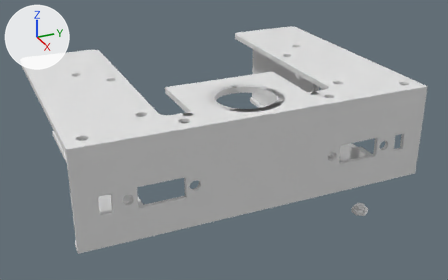
One commit to the Blender file pre/005.blend: the scene before it, then after it.
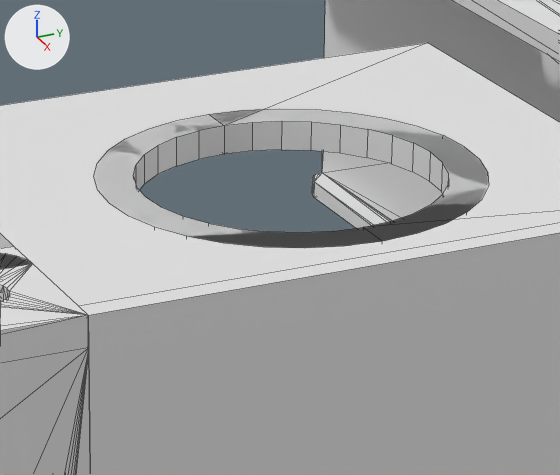
The first picture shows the older version from a 50 mm lens placed at (154.0, -63.4, 102.0), pointed at (-42.6, 25.1, 3.7). The close-ups show both versions on the part from 42% to 67% of the width and 23% to 56% of the height of that picture. Lighting does not change. The marker at upper left points along +X, +Y and +Z. The close-ups show mesh edges as thin lines.

Names of what the first close-up shows: 'Cylinder', 'motorMount'.
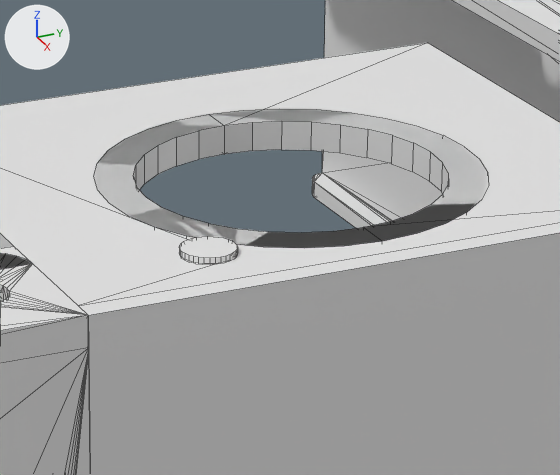
The change, as a diff of the scene's bpy script:
```diff
--- a/pre/005.blend.py
+++ b/pre/005.blend.py
@@ ob_motormount @@
 ob_motormount.location = (0.0, -20.0, 0.0)
+_m = ob_motormount.modifiers.new('Boolean', 'BOOLEAN')
+_m.object = ob_bolt
+_m.solver = 'FLOAT'
@@ ob_bolt @@
 ob_bolt = bpy.data.objects.new('bolt', me_cube)
-ob_bolt.location = (-22.9, 77.31, -28.26)
+ob_bolt.location = (-4.2, 10.0, 30.5)
 ob_bolt.scale = (0.8, 0.8, 0.2)
```

Changed parts and their boxes (x1, y1, x2, y2) in the close-ups (560 x 475 px):
'motorMount', modifiers changed, reshaped: (0, 0, 560, 475) in both
'bolt', moved (not visible before): after (179, 236, 238, 264)
